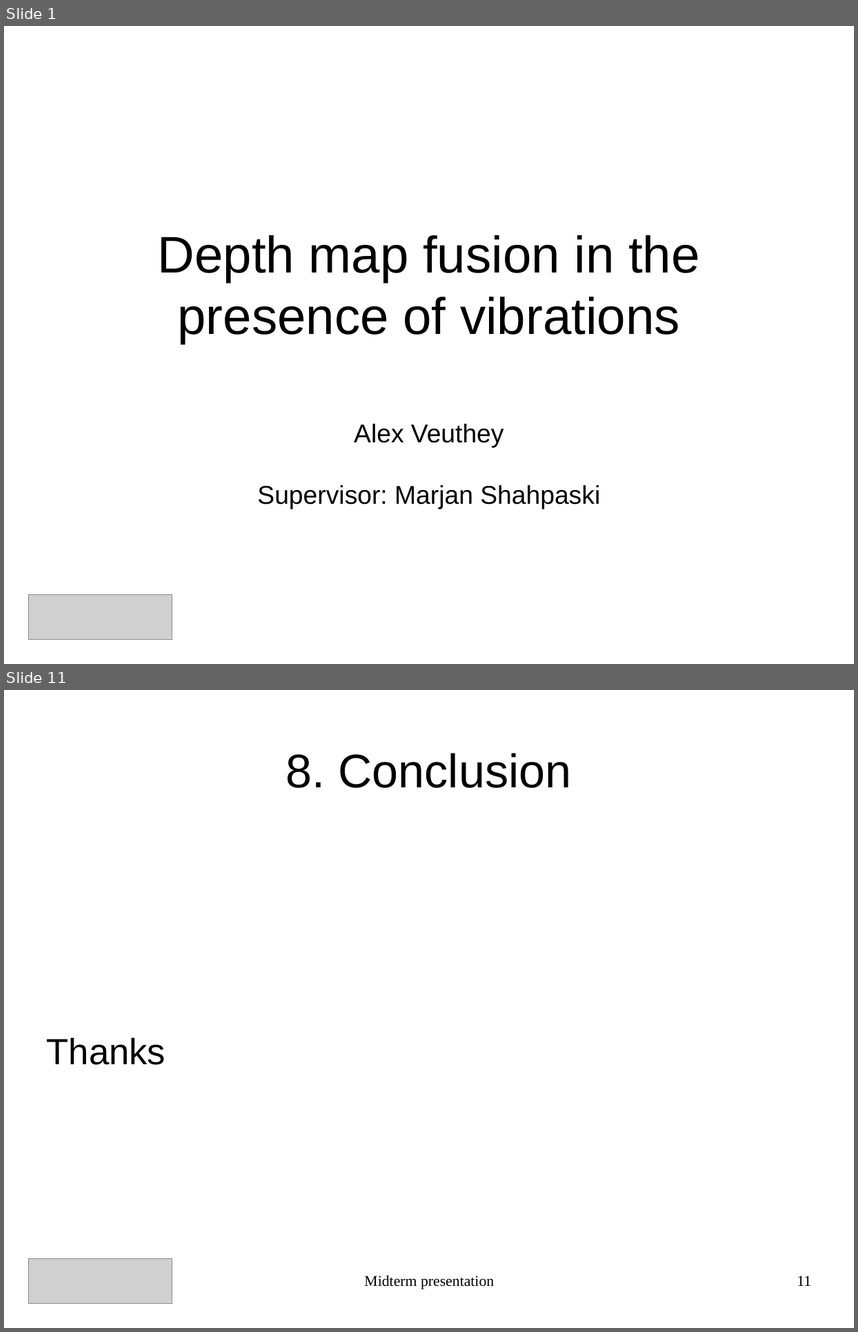
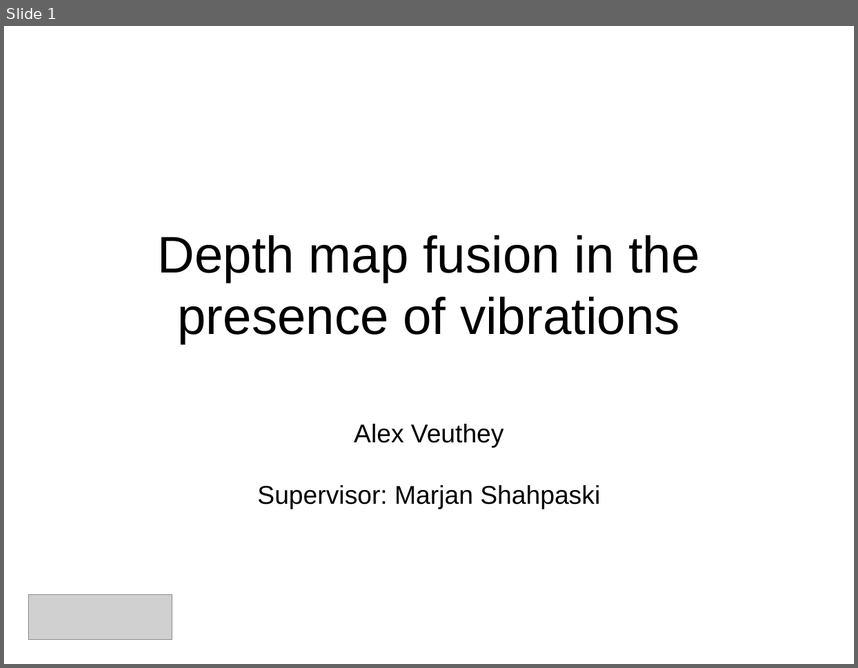
Before and after one commit to AlexVeuthey/KinectFusion, a slide deck: presentation/presentation.odp. Shown one above the other, each under a label of ours: slides 1 and 11 before the commit, slide 1 after it; the slides between them are not shown. The pictures are 858x1332 and 858x668 pixels, drawn with LibreOffice and Linux fonts; fonts in the diff are those of the drawing; grey boxes stand for pictures. Boxes give left, top, right and bottom in pixels: in the first picture for what was removed or moved away, otherwise in the second. Text is boxed around its words. In the diff, an @@ line names an element or a change of style, - is before the commit and + after.

```diff
--- a/presentation/presentation.odp
+++ b/presentation/presentation.odp
@@ slide 11 removed at (x1=4, y1=690, x2=854, y2=1328), background #FFFFFF @@
@@ title removed at (x1=286, y1=753, x2=572, y2=788) @@
-8. Conclusion
@@ subtitle removed at (x1=47, y1=1037, x2=166, y2=1065) @@
-Thanks
@@ picture removed at (x1=28, y1=1259, x2=172, y2=1304) @@
@@ text removed at (x1=364, y1=1275, x2=494, y2=1289) @@
-Midterm presentation
@@ page number removed at (x1=797, y1=1275, x2=811, y2=1285) @@
-11
```
Also in this commit, not shown: 9 slides changed, 2 slides added, 10 other files.
